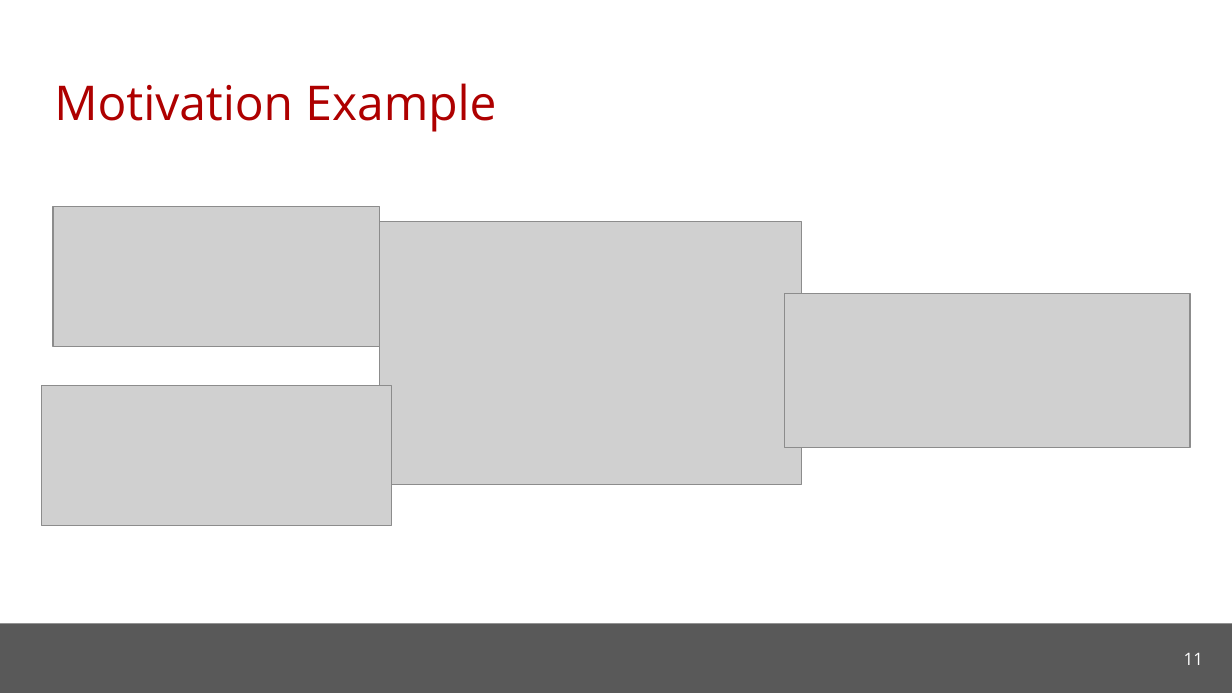
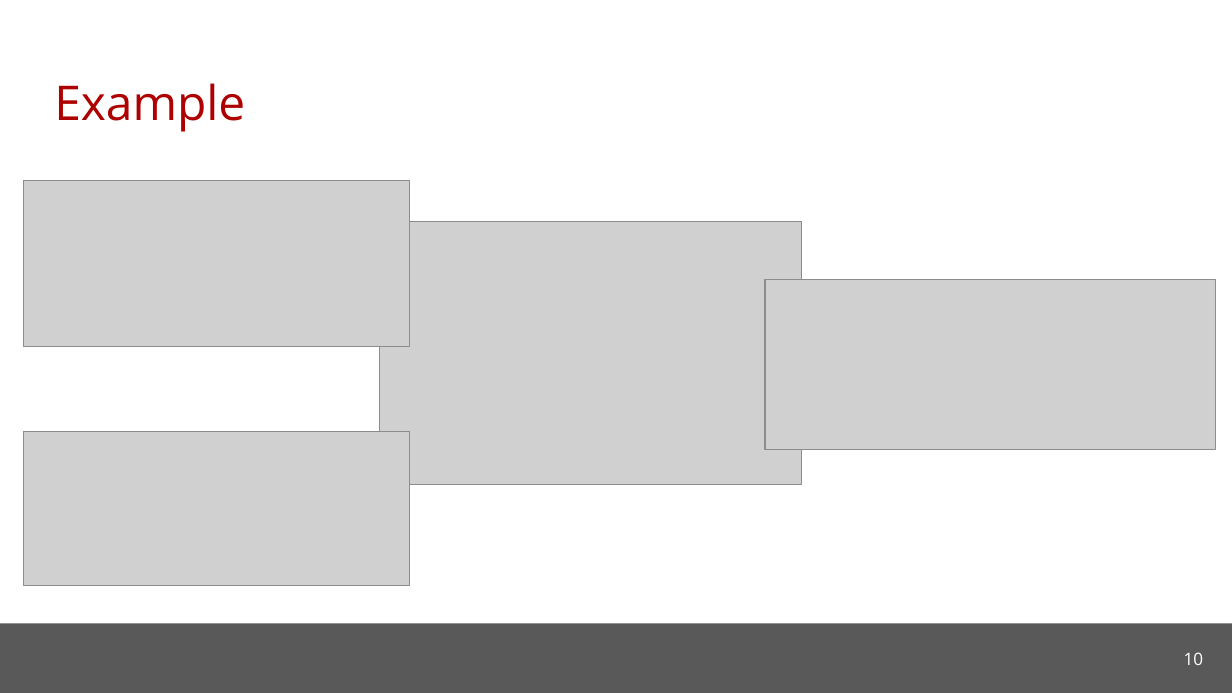
Before and after one commit to cmu-soda/Robustness, a slide deck: slide 10 of Robustness.pptx (slide 11 before the commit). Drawn at 1232x693 pixels with LibreOffice and Linux fonts; fonts in the diff are those of the drawing; grey boxes stand for pictures; background and template pictures are left out. Boxes give left, top, right and bottom in pixels: in the first picture for what was removed or moved away, otherwise in the second. Text is boxed around its words. In the diff, an @@ line names an element or a change of style, - is before the commit and + after.

```diff
--- a/Robustness.pptx
+++ b/Robustness.pptx
@@ title at [54,83,245,132]: text changed @@
-Motivation Example
+Example
@@ picture: place and size @@
-picture at [53,207,379,347]
+picture at [23,181,409,346]
@@ picture: place and size @@
-picture at [785,294,1190,448]
+picture at [765,280,1216,450]
@@ picture: place and size @@
-picture at [41,386,391,526]
+picture at [23,431,409,585]
@@ page number at [1184,652,1203,665]: text changed @@
-11
+10
```
Also in this commit, not shown: 6 other slides changed, 2 slides added, 3 slides removed.
